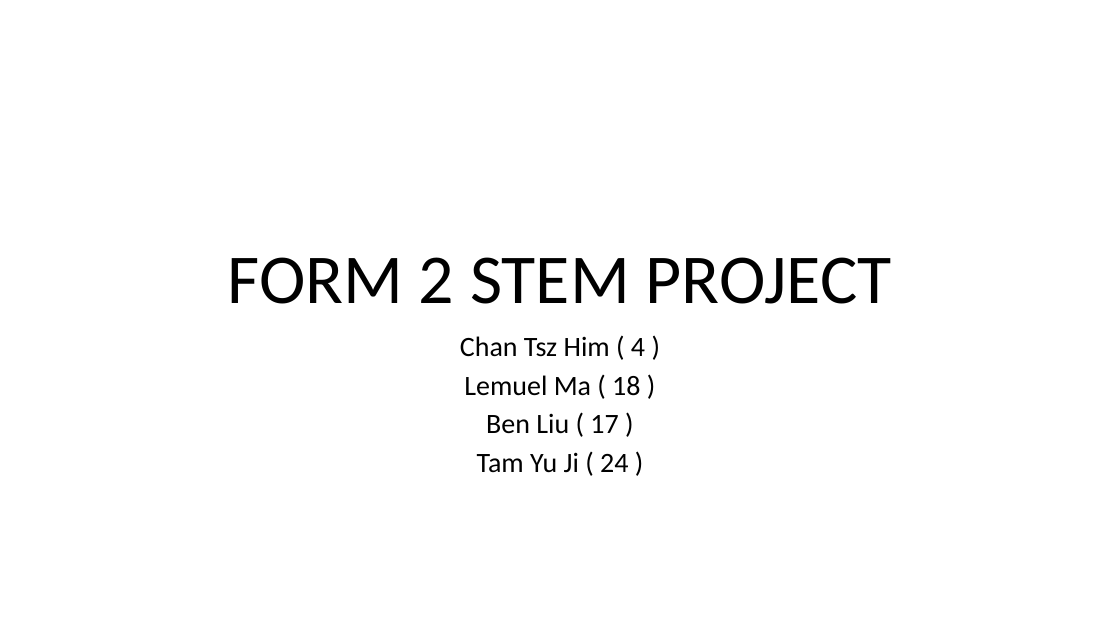
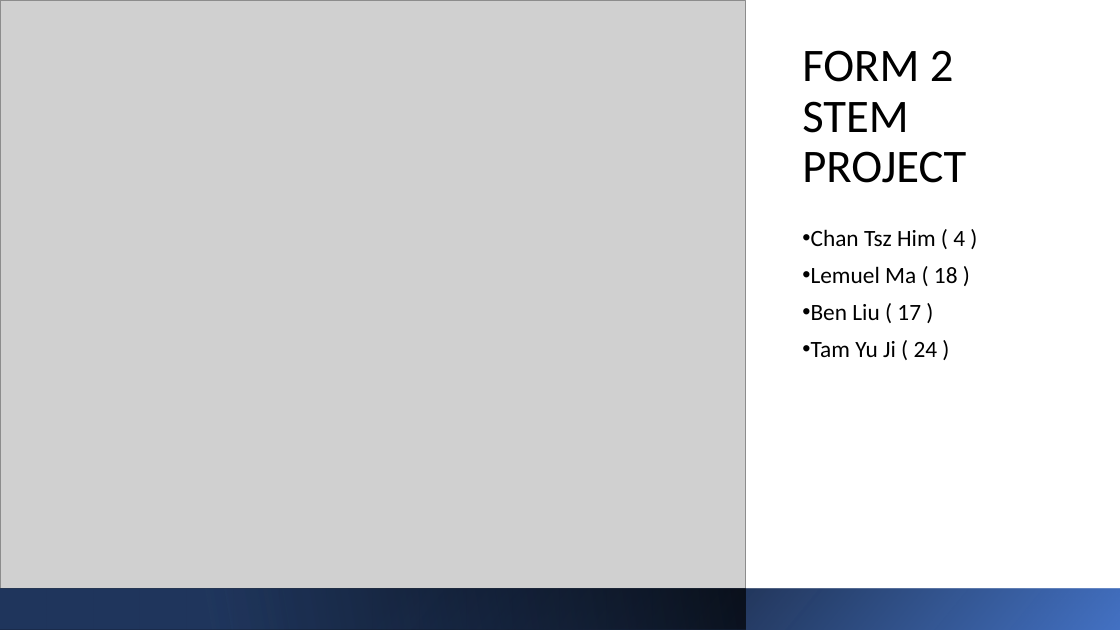
Before and after one commit to Danielc3388/AirMonitor, a slide deck: slide 1 of Presentation of proposal.pptx. Drawn at 1120x630 pixels with LibreOffice and Linux fonts; fonts in the diff are those of the drawing; grey boxes stand for pictures. Boxes give left, top, right and bottom in pixels: in the first picture for what was removed or moved away, otherwise in the second. Text is boxed around its words. In the diff, an @@ line names an element or a change of style, - is before the commit and + after.

```diff
--- a/Presentation of proposal.pptx
+++ b/Presentation of proposal.pptx
@@ picture added at <box>0,0,745,589</box> @@
@@ title "FORM 2 STEM PROJECT": place and size @@
-title "FORM 2 STEM PROJECT" at <box>228,257,892,304</box>
+title "FORM 2 STEM PROJECT" at <box>802,50,966,183</box>
@@ title "FORM 2 STEM PROJECT" at <box>802,50,966,183</box>: size 60 to 40 pt; alignment centre to left @@
@@ subtitle "Chan Tsz Him ( 4 ...": place and size @@
-subtitle "Chan Tsz Him ( 4 ..." at <box>460,336,645,473</box>
+subtitle "Chan Tsz Him ( 4 ..." at <box>811,229,965,357</box>
@@ subtitle "Chan Tsz Him ( 4 ..." at <box>811,229,965,357</box>: size 24 to 20 pt; alignment centre to left; bullet none to •; line spacing 0.8 to 0.9 @@
@@ rectangle added at <box>0,589,1120,630</box>, fill gradient #000000 to #4472C4 @@
@@ rectangle added at <box>0,589,746,630</box>, fill gradient #2F5597 to #000000 @@
```
Also in this commit, not shown: 1 other slide changed, 1 slide added.
